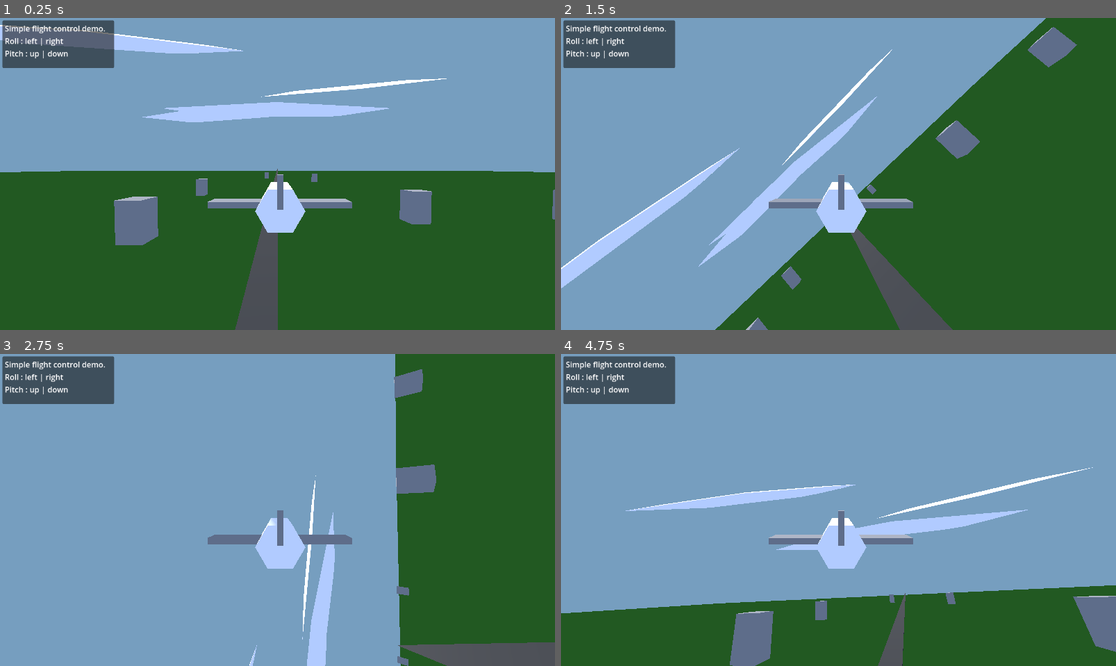
Above: before the commit, frames 1-4 (two rows, left to right).
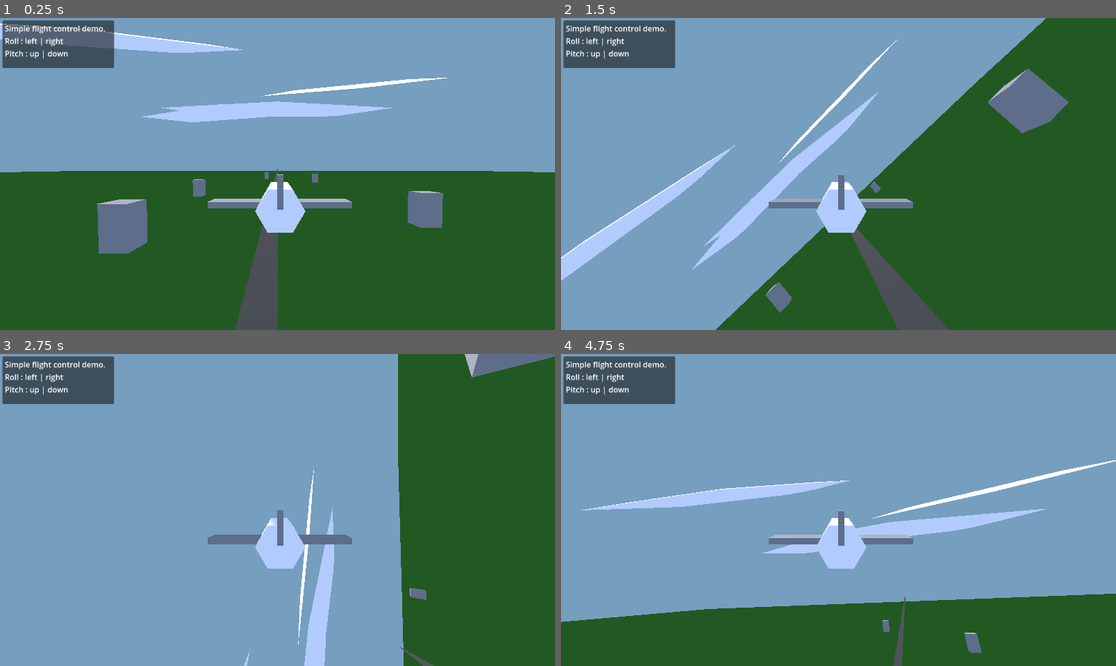
Above: after the commit, the same moments.

Repository: pipehat/godot41_flight_controller_example
Game: Godot game, scene res://world.tscn
Same seed, same stepped clock (60 frames per second), same inputs: the game is played once before the commit and once after it.
Inputs:
- Up to frame 1 (0.25 s): no input
- Up to frame 2 (1.5 s): hold Right (ui_right) 0.53-1.28 s; hold Down (ui_down) from 1.28 s (still down)
- Up to frame 3 (2.75 s): release Down (ui_down) at 2.03 s; hold Right (ui_right) from 2.03 s (still down)
- Up to frame 4 (4.75 s): release Right (ui_right) at 2.78 s; hold Up (ui_up) 2.78-3.53 s; hold Left (ui_left) from 3.53 s (still down)

The runs differ from the first frame. In frame 1, 2.1% of the frame differs, in the area x 0-100%, y 1-76%; in frame 2, 6.2%; in frame 3, 4.7%; in frame 4, 7.0%, in the area x 0-100%, y 34-100%.

Commit message:
added forward motion so you can actually fly around

Diff:
--- a/plane.gd
+++ b/plane.gd
@@ -2,12 +2,14 @@
 
 var print_delay = 1
 var next_print = 0
+const SPEED_MPS = 500
 
 func _physics_process(delta):
 	var input_dir = Input.get_vector("ui_left", "ui_right", "ui_up", "ui_down")
 
 	if next_print <= 0:
 		print(input_dir)
+		print("-z: ", -transform.basis.z)
 		next_print = print_delay
 	else:
 		next_print -= delta
@@ -17,3 +19,6 @@
 
 	rotate(transform.basis.z, roll * delta)
 	rotate(transform.basis.x, pitch  * delta)
+
+	velocity = -transform.basis.z * SPEED_MPS * delta
+	move_and_slide()
